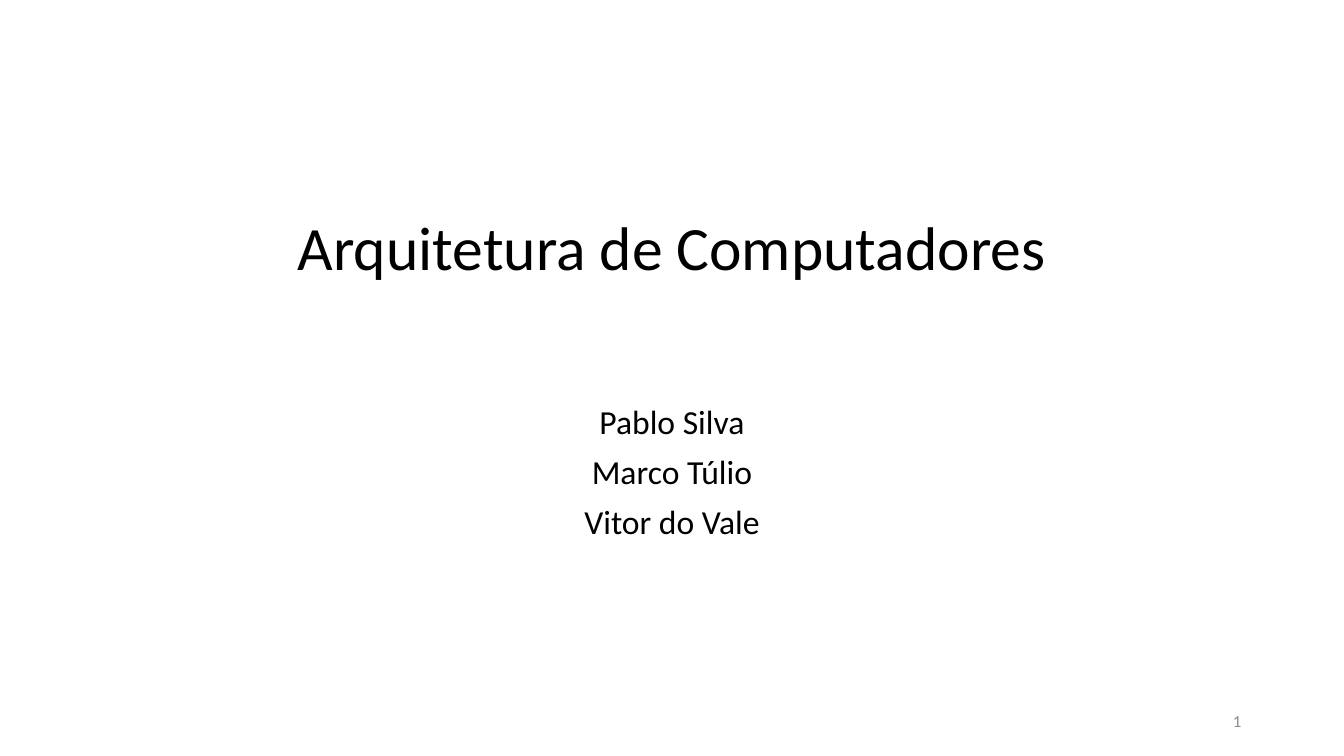
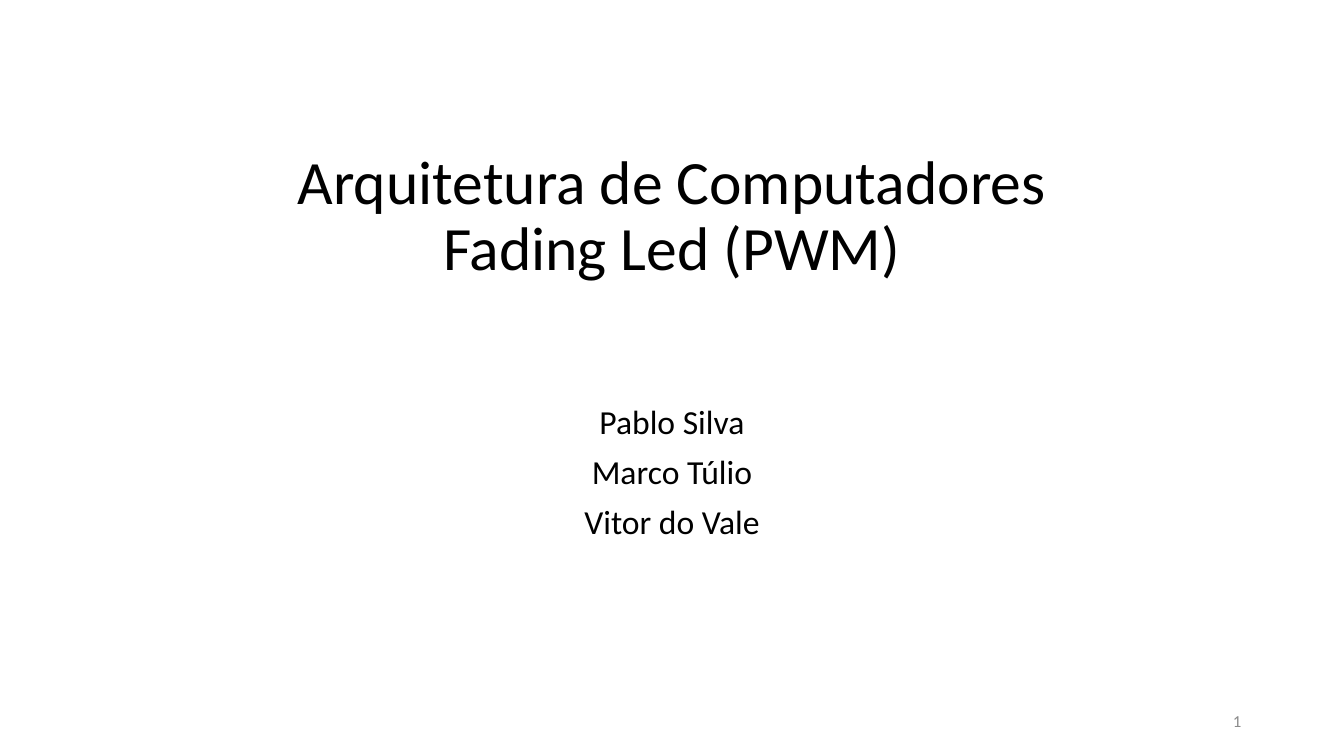
Before and after one commit to marcotulio95/PROJECT1-Arquitetura_-De_-Computadores, a slide deck: slide 1 of Apresentação/Arquitetura de Computadores1.pptx. Drawn at 1344x756 pixels with LibreOffice and Linux fonts; fonts in the diff are those of the drawing. Boxes give left, top, right and bottom in pixels: in the first picture for what was removed or moved away, otherwise in the second. Text is boxed around its words. In the diff, an @@ line names an element or a change of style, - is before the commit and + after.

```diff
--- a/Apresentação/Arquitetura de Computadores1.pptx
+++ b/Apresentação/Arquitetura de Computadores1.pptx
@@ title at box(298, 161, 1046, 281): text changed @@
-Arquitetura de Computadores
+Arquitetura de Computadores
+Fading Led (PWM)
```
Also in this commit, not shown: 2 other slides changed, 3 slides added.
